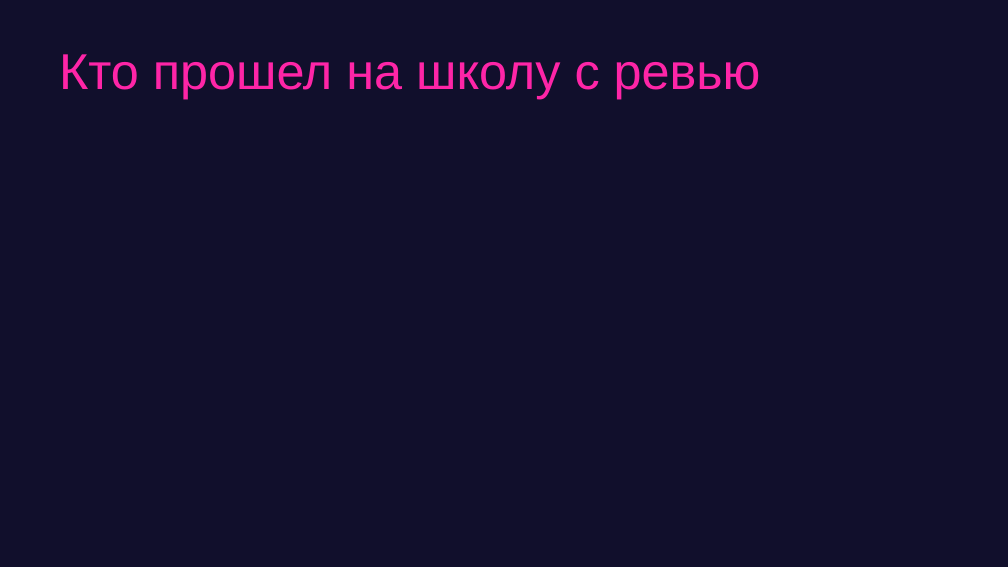
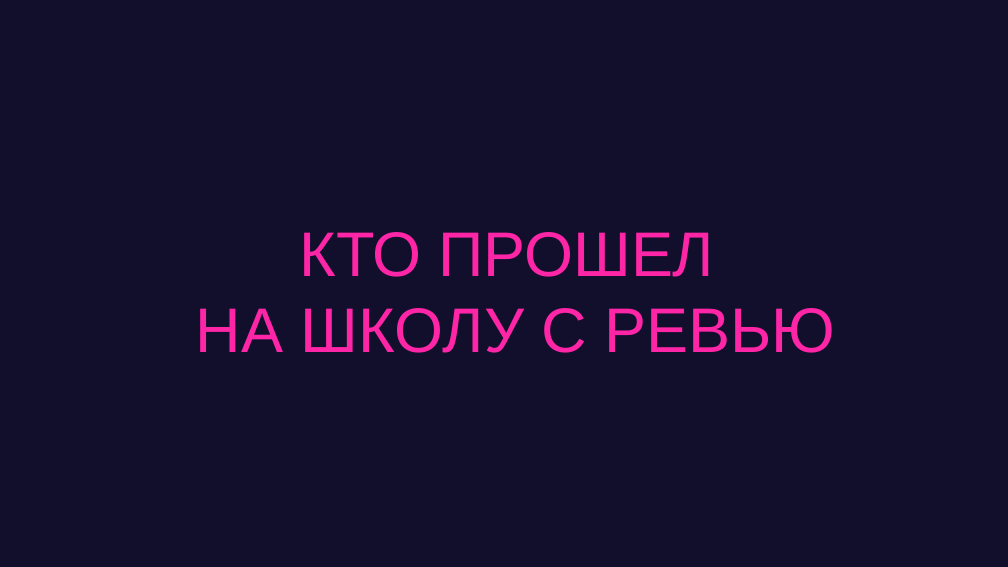
Before and after one commit to game-ai-course/game-ai-school, a slide deck: slide 4 of day1-montecarlo.pptx. Drawn at 1008x567 pixels with LibreOffice and Linux fonts; fonts in the diff are those of the drawing. Boxes give left, top, right and bottom in pixels: in the first picture for what was removed or moved away, otherwise in the second. Text is boxed around its words. In the diff, an @@ line names an element or a change of style, - is before the commit and + after.

```diff
--- a/day1-montecarlo.pptx
+++ b/day1-montecarlo.pptx
@@ title "КТО ПРОШЕЛ НА ШКОЛУ С ..." at box(196, 232, 836, 353): vertical alignment middle to top @@
@@ title at box(196, 232, 836, 353): text changed; size 48 to 60 pt @@
-Кто прошел на школу с ревью
+КТО ПРОШЕЛ
+НА ШКОЛУ С РЕВЬЮ
```
Also in this commit, not shown: 7 other slides changed, 1 slide added.
